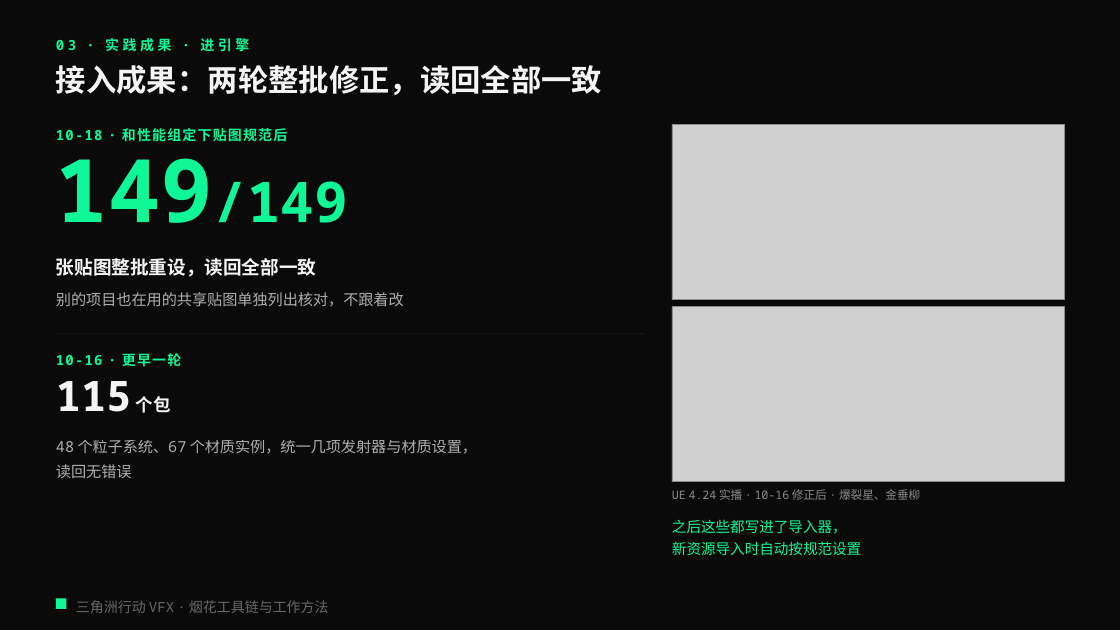
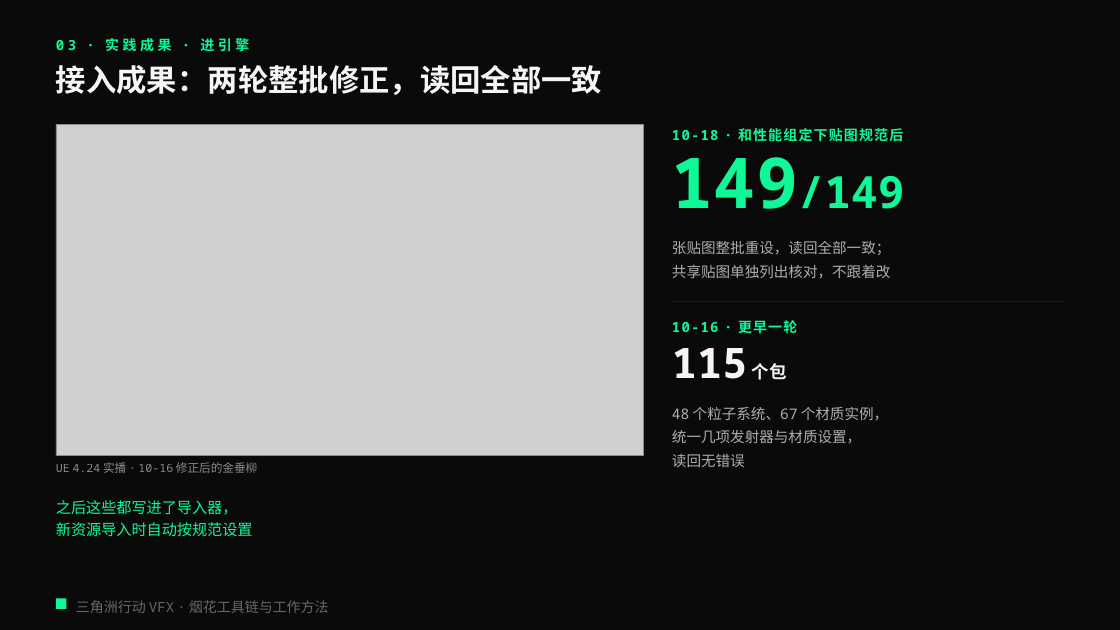
Before and after one commit to loccmaiii-lang/FireWorksLab, a slide deck: slide 15 of 协作/提示词/分享PPT交接_2026-10-29/第三版交付/烟花秀AI全流程_第三版.pptx. Drawn at 1120x630 pixels with LibreOffice and Linux fonts; fonts in the diff are those of the drawing; grey boxes stand for pictures. Boxes give left, top, right and bottom in pixels: in the first picture for what was removed or moved away, otherwise in the second. Text is boxed around its words. In the diff, an @@ line names an element or a change of style, - is before the commit and + after.

```diff
--- a/协作/提示词/分享PPT交接_2026-10-29/第三版交付/烟花秀AI全流程_第三版.pptx
+++ b/协作/提示词/分享PPT交接_2026-10-29/第三版交付/烟花秀AI全流程_第三版.pptx
@@ picture added at (56, 125, 644, 455) @@
@@ text "10-18 · 和性能组定下贴图规范后": place and size @@
-text "10-18 · 和性能组定下贴图规范后" at (56, 128, 287, 142)
+text "10-18 · 和性能组定下贴图规范后" at (672, 128, 903, 142)
@@ picture removed at (672, 125, 1065, 300) @@
@@ text "149/149": place and size @@
-text "149/149" at (56, 140, 348, 223)
+text "149/149" at (672, 157, 904, 209)
@@ text "149/149" at (672, 157, 904, 209): size 75 to 60 pt, size 48 to 38 pt in "149/149"; line spacing 75pt to 60pt @@
@@ text at (672, 241, 890, 278): text changed; size 16 to 12.5 pt; text colour #F5F5F5 to #F5F5F5 at 70% opacity; bold off @@
-张贴图整批重设，读回全部一致
+张贴图整批重设，读回全部一致；
+共享贴图单独列出核对，不跟着改
@@ text removed at (56, 292, 404, 307) @@
-别的项目也在用的共享贴图单独列出核对，不跟着改
@@ text "10-16 · 更早一轮": place and size @@
-text "10-16 · 更早一轮" at (56, 353, 181, 367)
+text "10-16 · 更早一轮" at (672, 320, 797, 334)
@@ picture removed at (672, 307, 1065, 481) @@
@@ rectangle added at (672, 301, 1065, 302), fill #F5F5F5 at 12% opacity @@
@@ rectangle removed at (56, 334, 644, 334) @@
@@ text "115 个包": place and size @@
-text "115 个包" at (56, 381, 171, 413)
+text "115 个包" at (672, 348, 787, 380)
@@ text at (672, 407, 888, 443): text changed; size 13 to 12.5 pt @@
-48 个粒子系统、67 个材质实例，统一几项发射器与材质设置，
+48 个粒子系统、67 个材质实例，
+统一几项发射器与材质设置，
@@ text "48 个粒子系统、67 个材质实例，": place and size @@
-text "48 个粒子系统、67 个材质实例，" at (56, 440, 477, 478)
+text "48 个粒子系统、67 个材质实例，" at (672, 407, 888, 467)
@@ text at (56, 462, 257, 473): text changed @@
-UE 4.24 实播 · 10-16 修正后 · 爆裂星、金垂柳
+UE 4.24 实播 · 10-16 修正后的金垂柳
@@ text at (672, 454, 745, 467): size 13 to 12.5 pt in "读回无错误"; line spacing 20.8pt to 20pt @@
@@ text "之后这些都写进了导入器，": place and size @@
-text "之后这些都写进了导入器，" at (672, 519, 861, 555)
+text "之后这些都写进了导入器，" at (56, 500, 253, 537)
@@ text "之后这些都写进了导入器，" at (56, 500, 253, 537): size 12.5 to 13 pt; line spacing 18.8pt to 19.5pt @@
```
Also in this commit, not shown: 10 other slides changed, 11 other files.
